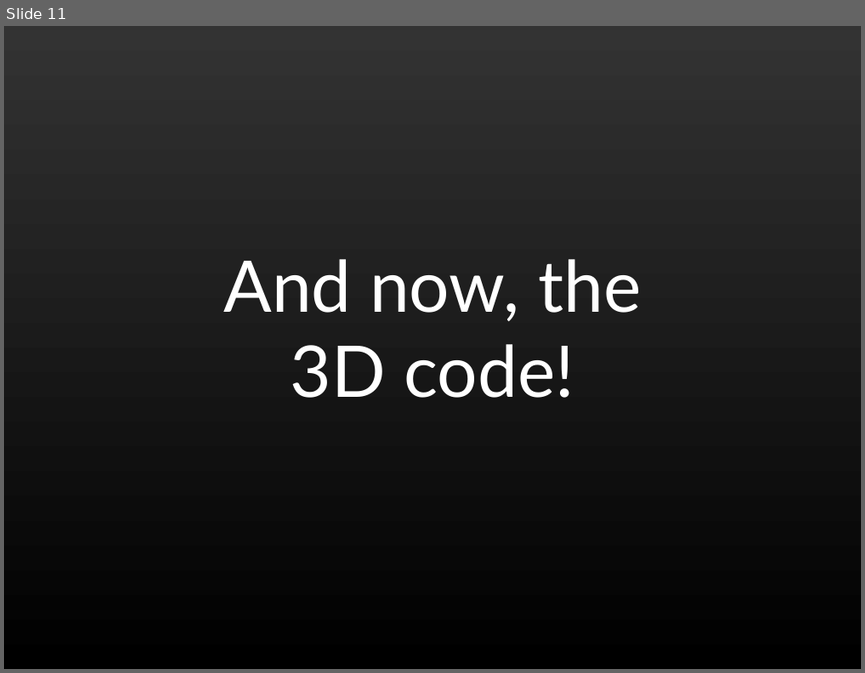
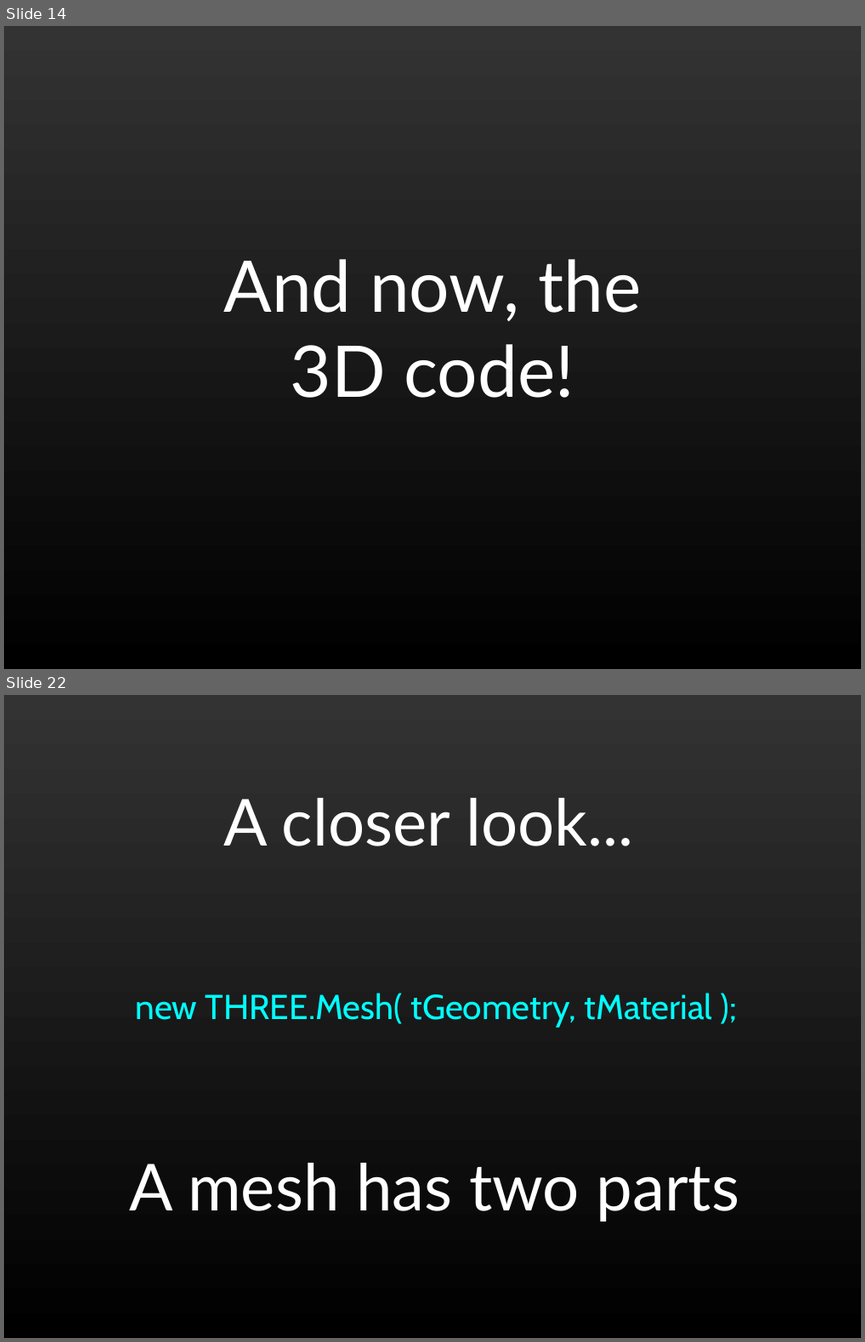
Before and after one commit to shegeek/teapots_can_fly, a slide deck: slides/teapots0.odp. Shown one above the other, each under a label of ours: slide 11 before the commit, slides 14 and 22 after it; the slides between them are not shown. The pictures are 865x673 and 865x1342 pixels, drawn with LibreOffice and Linux fonts; fonts in the diff are those of the drawing. Boxes give left, top, right and bottom in pixels: in the first picture for what was removed or moved away, otherwise in the second. Text is boxed around its words. In the diff, an @@ line names an element or a change of style, - is before the commit and + after.

```diff
--- a/slides/teapots0.odp
+++ b/slides/teapots0.odp
@@ slide 22 added at (x1=4, y1=695, x2=861, y2=1338), background gradient #333333 to #000000 @@
@@ title added at (x1=223, y1=798, x2=633, y2=846), 60 pt, text #FFFFFF @@
+A closer look...
@@ subtitle added at (x1=135, y1=993, x2=713, y2=1027), 32 pt, text #00FFFF @@
+new THREE.Mesh( tGeometry, tMaterial );
@@ text added at (x1=130, y1=1163, x2=739, y2=1221), 60 pt, text #FFFFFF @@
+A mesh has two parts
@@ what was slide 11 is now slide 14 @@
```
Also in this commit, not shown: 18 other slides added.
